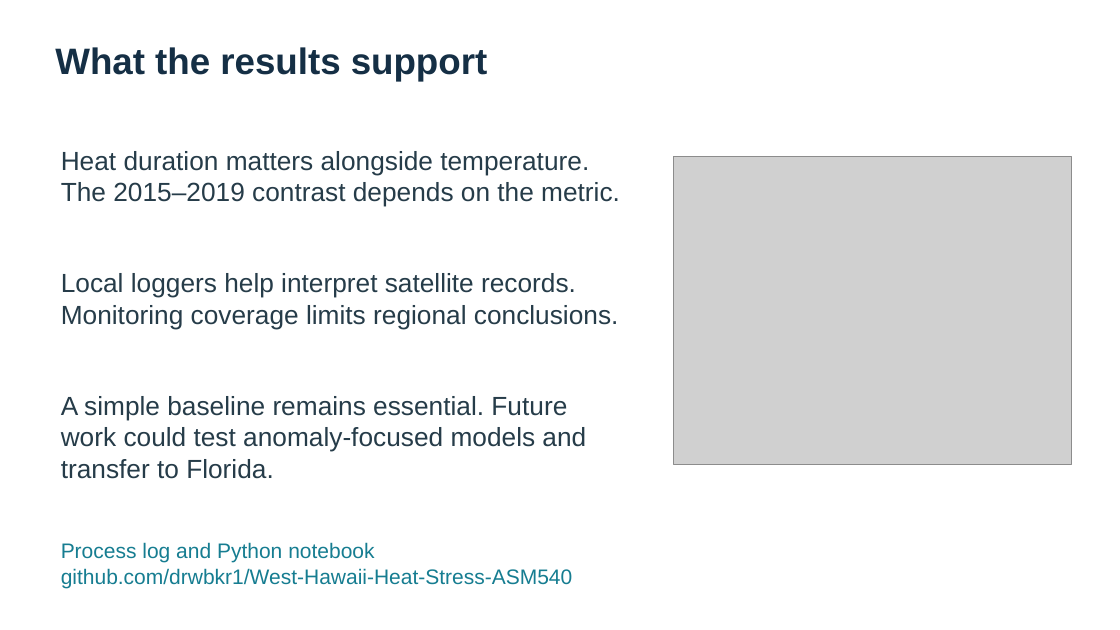
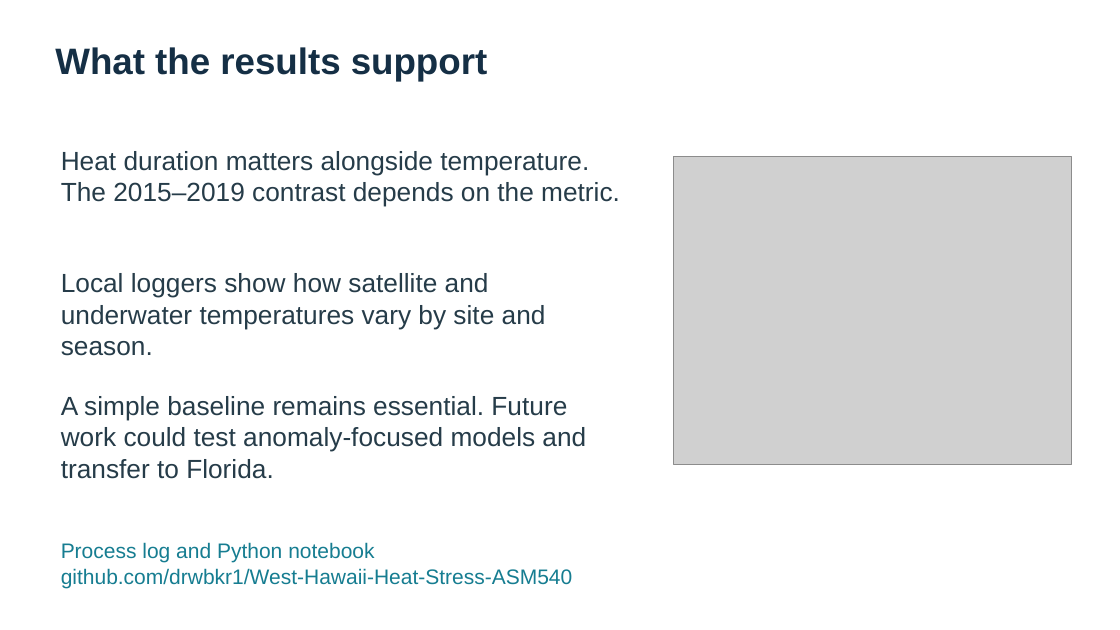
Before and after one commit to drwbkr1/West-Hawaii-Heat-Stress-ASM540, a slide deck: slide 6 of GISProjectDrewBaker/Documentation/GISPresentationDrewBaker.pptx. Drawn at 1120x630 pixels with LibreOffice and Linux fonts; fonts in the diff are those of the drawing; grey boxes stand for pictures. Boxes give left, top, right and bottom in pixels: in the first picture for what was removed or moved away, otherwise in the second. Text is boxed around its words. In the diff, an @@ line names an element or a change of style, - is before the commit and + after.

```diff
--- a/GISProjectDrewBaker/Documentation/GISPresentationDrewBaker.pptx
+++ b/GISProjectDrewBaker/Documentation/GISPresentationDrewBaker.pptx
@@ text at (61,273,546,356): text changed @@
-Local loggers help interpret satellite records. Monitoring coverage limits regional conclusions.
+Local loggers show how satellite and underwater temperatures vary by site and season.
```
Also in this commit, not shown: 1 other slide changed, 9 other files.
